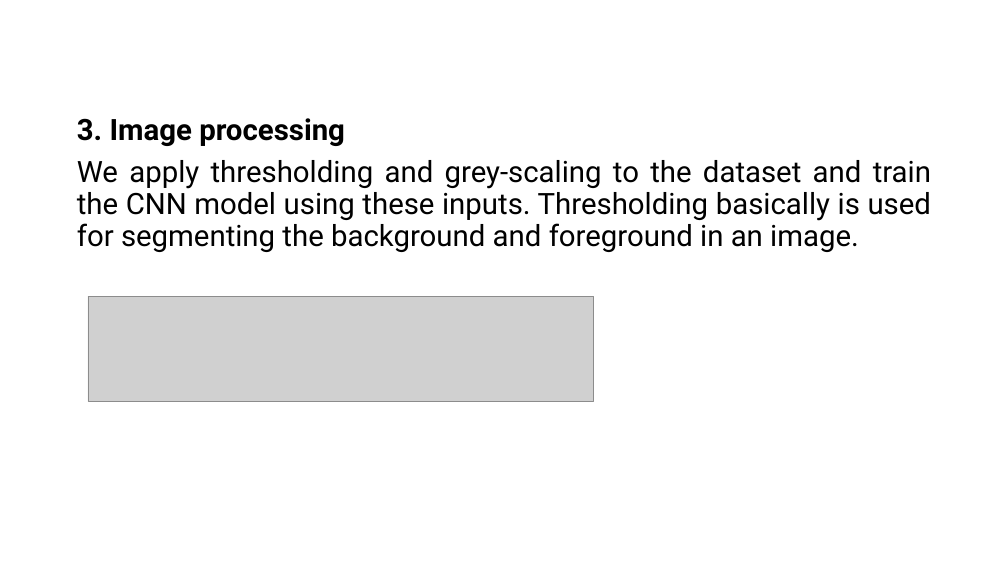
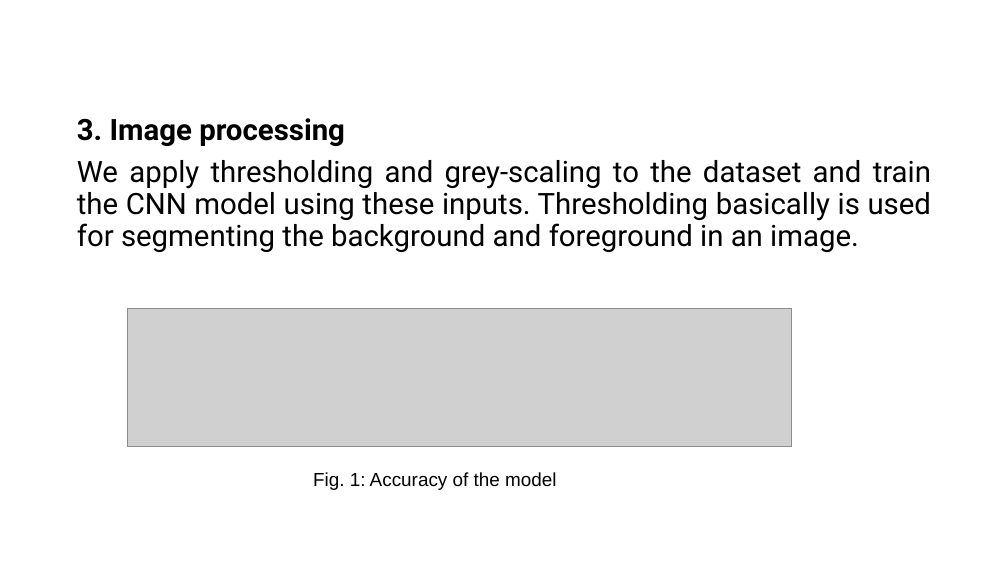
Before and after one commit to VaibhaveS/Focus, a slide deck: slide 9 of Documents/IP_Project.pptx. Drawn at 1008x567 pixels with LibreOffice and Linux fonts; fonts in the diff are those of the drawing; grey boxes stand for pictures. Boxes give left, top, right and bottom in pixels: in the first picture for what was removed or moved away, otherwise in the second. Text is boxed around its words. In the diff, an @@ line names an element or a change of style, - is before the commit and + after.

```diff
--- a/Documents/IP_Project.pptx
+++ b/Documents/IP_Project.pptx
@@ picture: place and size @@
-picture at <box>88,296,594,402</box>
+picture at <box>128,309,792,447</box>
@@ text added at <box>313,472,556,490</box>, 18 pt, text #000000 @@
+Fig. 1: Accuracy of the model
```
Also in this commit, not shown: 7 other slides changed, 9 slides added.
